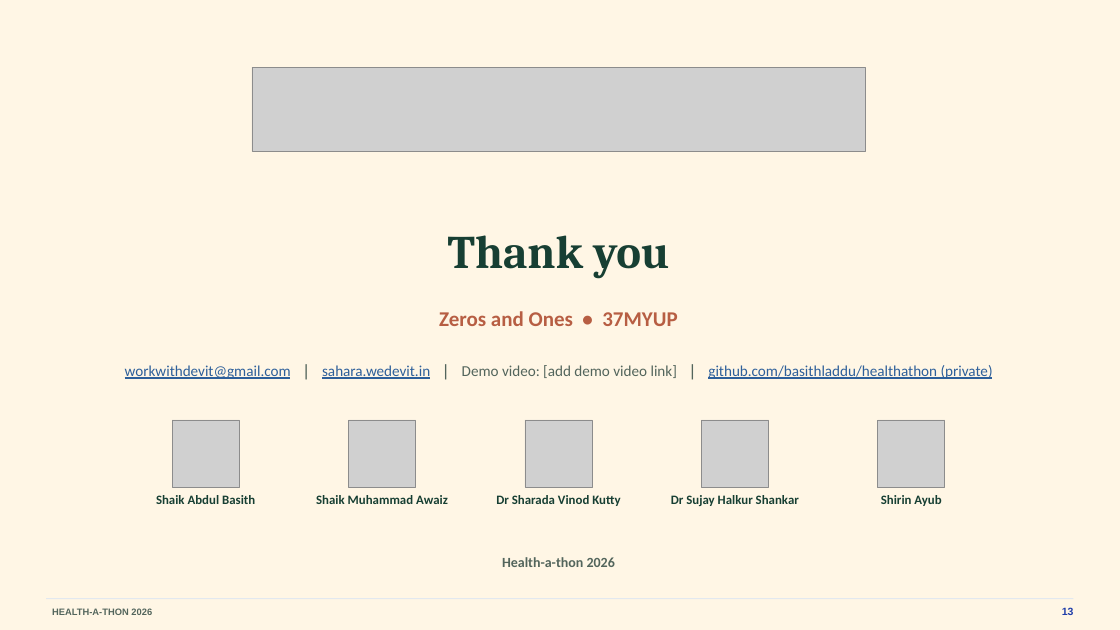
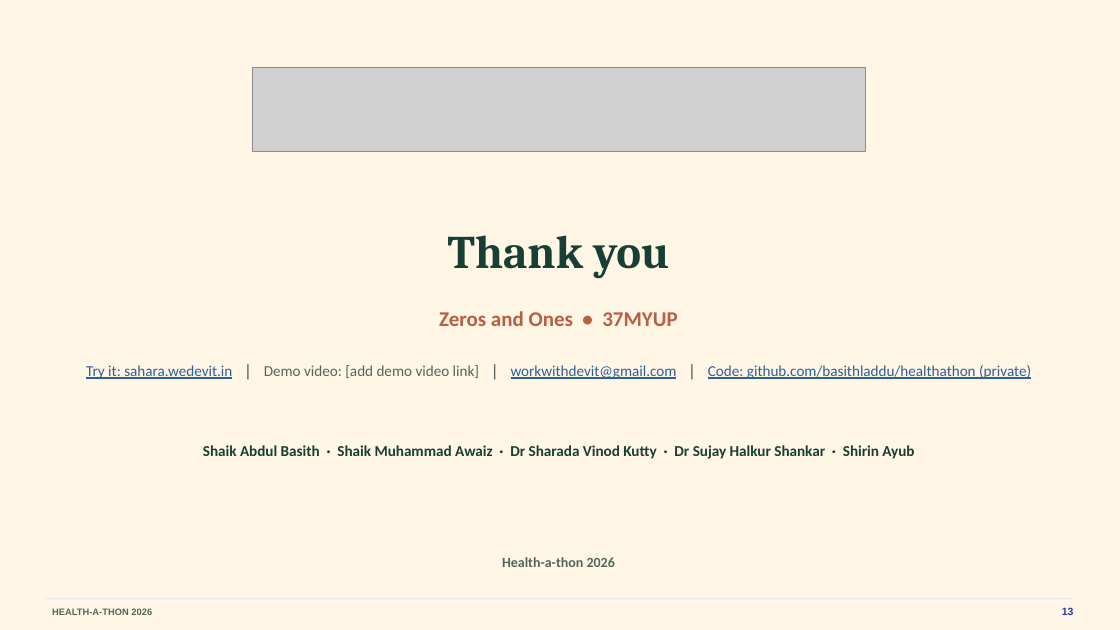
Before and after one commit to basithladdu/healthathon, a slide deck: slide 13 of output/final-submission/Sahara-Final-Presentation.pptx. Drawn at 1120x630 pixels with LibreOffice and Linux fonts; fonts in the diff are those of the drawing; grey boxes stand for pictures. Boxes give left, top, right and bottom in pixels: in the first picture for what was removed or moved away, otherwise in the second. Text is boxed around its words. In the diff, an @@ line names an element or a change of style, - is before the commit and + after.

```diff
--- a/output/final-submission/Sahara-Final-Presentation.pptx
+++ b/output/final-submission/Sahara-Final-Presentation.pptx
@@ text at [86,365,1031,379]: text changed @@
-workwithdevit@gmail.com | sahara.wedevit.in | Demo video: [add demo video link] | github.com/basithladdu/healthathon (private)
+Try it: sahara.wedevit.in | Demo video: [add demo video link] | workwithdevit@gmail.com | Code: github.com/basithladdu/healthathon (private)
@@ picture removed at [172,420,239,487] @@
@@ text added at [203,445,914,459], 13 pt, text #173F33, bold @@
+Shaik Abdul Basith · Shaik Muhammad Awaiz · Dr Sharada Vinod Kutty · Dr Sujay Halkur Shankar · Shirin Ayub
@@ picture removed at [349,420,416,487] @@
@@ picture removed at [525,420,592,487] @@
@@ picture removed at [702,420,769,487] @@
@@ picture removed at [878,420,945,487] @@
@@ text removed at [156,495,255,504] @@
-Shaik Abdul Basith
@@ text removed at [316,495,448,504] @@
-Shaik Muhammad Awaiz
@@ text removed at [496,495,620,506] @@
-Dr Sharada Vinod Kutty
@@ text removed at [671,495,799,506] @@
-Dr Sujay Halkur Shankar
@@ text removed at [881,495,941,506] @@
-Shirin Ayub
```
Also in this commit, not shown: 12 other slides changed, 8 other files.
